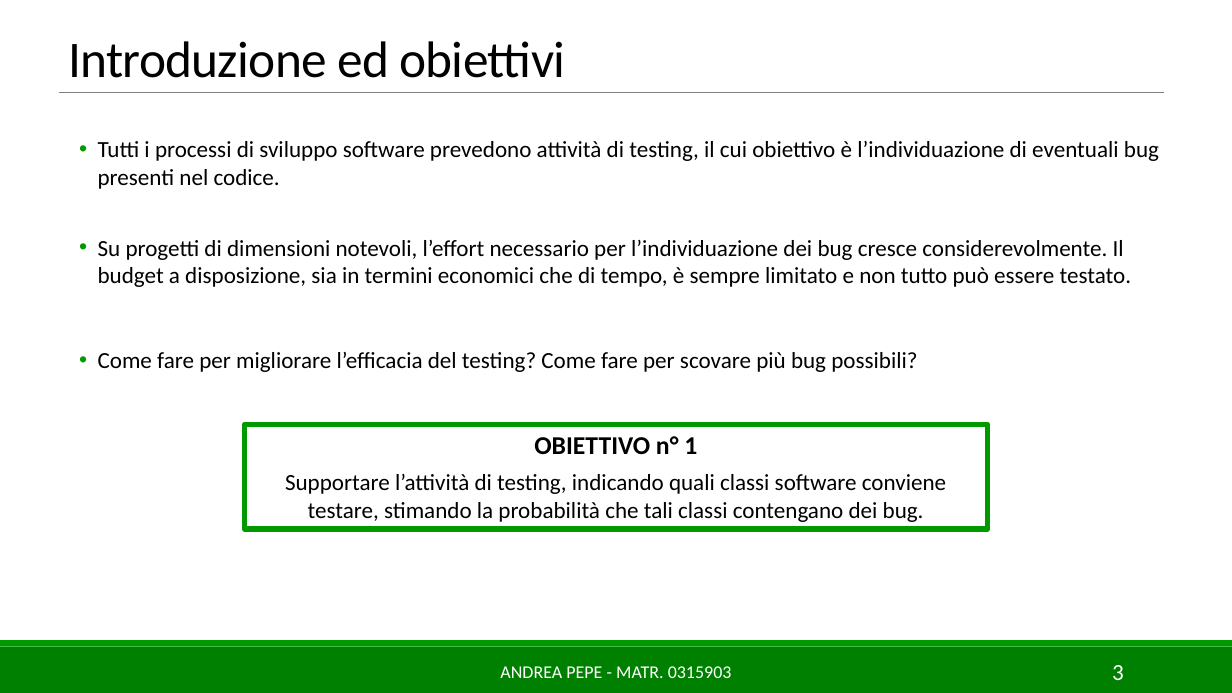
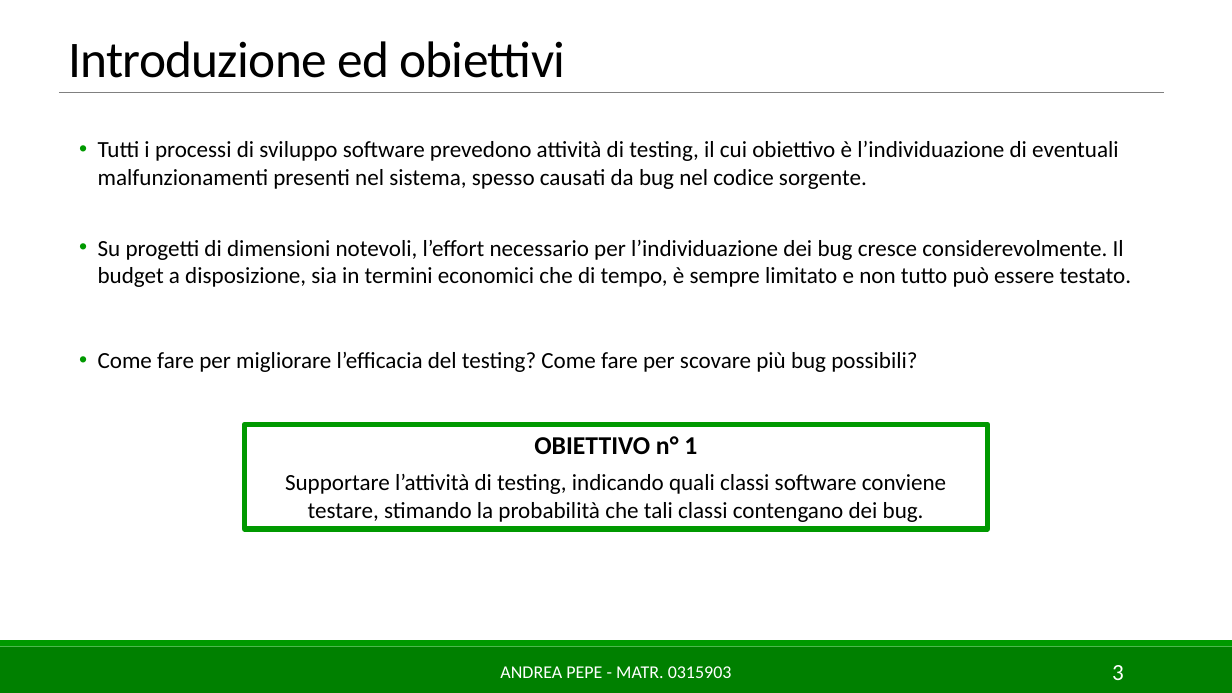
Before and after one commit to AndreaPepe/ISW2_Deliverables, a slide deck: slide 3 of ML/Slides/MLforSE_AndreaPepe_0315903.pptx. Drawn at 1232x693 pixels with LibreOffice and Linux fonts; fonts in the diff are those of the drawing. Boxes give left, top, right and bottom in pixels: in the first picture for what was removed or moved away, otherwise in the second. Text is boxed around its words. In the diff, an @@ line names an element or a change of style, - is before the commit and + after.

Commit message:
Report on Software Testing finished, but it needs to be reviewed. TODO: write last 3 slides of ML presentation and review the ST report

```diff
--- a/ML/Slides/MLforSE_AndreaPepe_0315903.pptx
+++ b/ML/Slides/MLforSE_AndreaPepe_0315903.pptx
@@ text at bbox=[98, 141, 1118, 189]: text changed @@
-  • Tutti i processi di sviluppo software prevedono attività di testing, il cui obiettivo è l’individuazione di eventuali bug presenti nel codice.
+  • Tutti i processi di sviluppo software prevedono attività di testing, il cui obiettivo è l’individuazione di eventuali malfunzionamenti presenti nel sistema, spesso causati da bug nel codice sorgente.
```
Also in this commit, not shown: 10 other slides changed, 4 other files.
